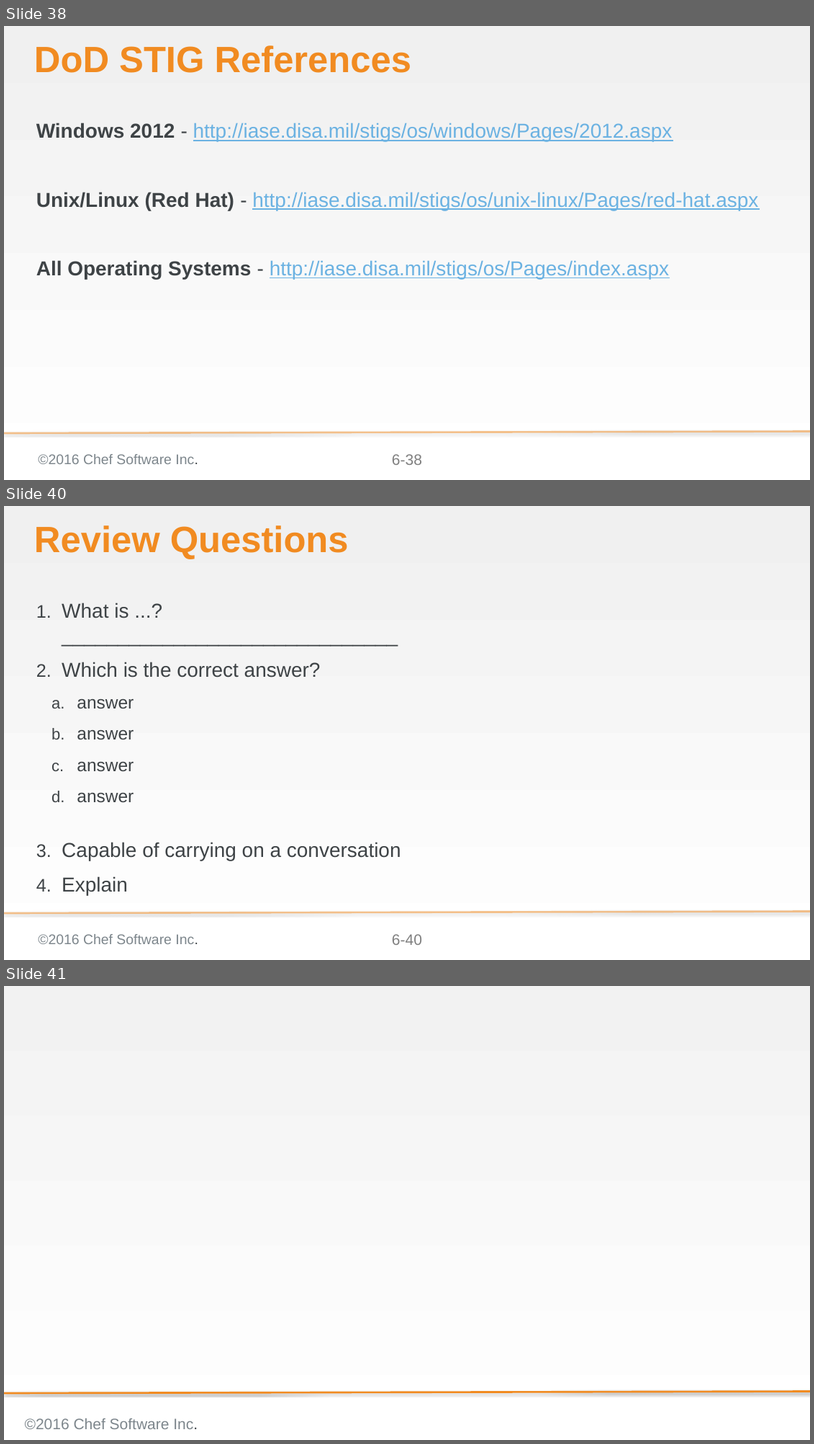
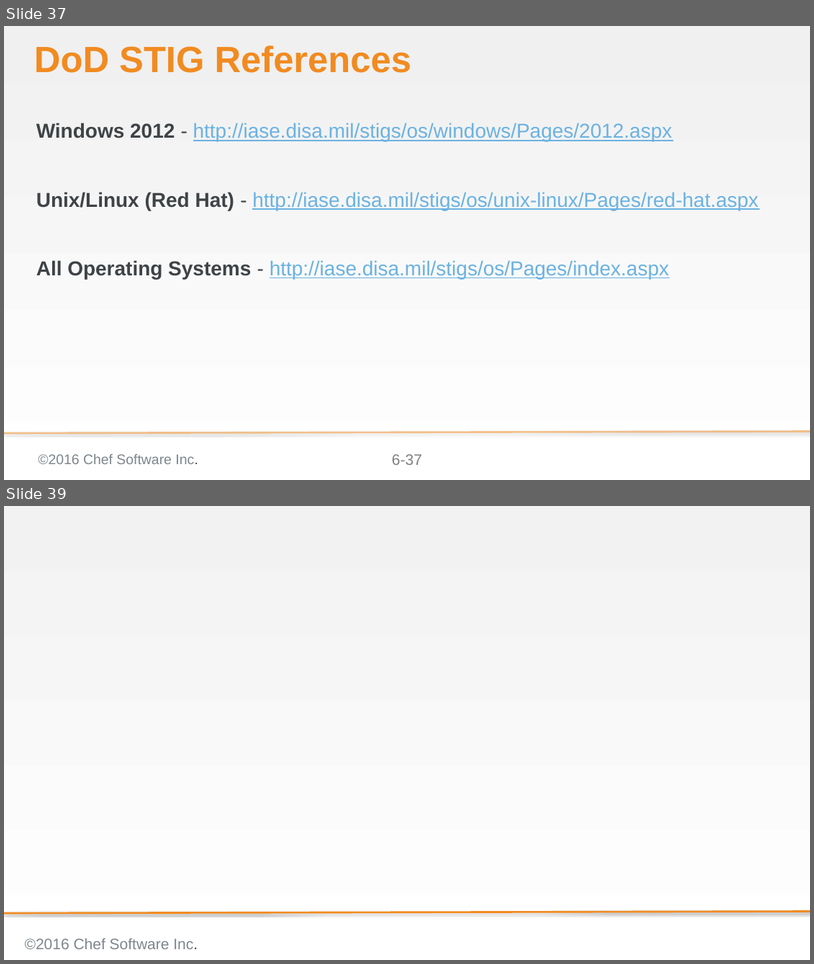
Before and after one commit to bchamby/chef-compliance-installation-configuration-operation, a slide deck: 06-compliance-frameworks-inspec.pptx. Shown one above the other, each under a label of ours: slides 38, 40 and 41 before the commit, slides 37 and 39 after it; the slides between them are not shown. The pictures are 814x1444 and 814x964 pixels, drawn with LibreOffice and Linux fonts; fonts in the diff are those of the drawing; background and template pictures are left out. Boxes give left, top, right and bottom in pixels: in the first picture for what was removed or moved away, otherwise in the second. Text is boxed around its words. In the diff, an @@ line names an element or a change of style, - is before the commit and + after.

```diff
--- a/06-compliance-frameworks-inspec.pptx
+++ b/06-compliance-frameworks-inspec.pptx
@@ slide 40 removed at box(4, 506, 810, 960), background gradient #F0F0F0 to #FFFFFF; not listed: 3 template elements that a slide beside it also shows @@
@@ title removed at box(34, 525, 349, 559) @@
-Review Questions
@@ text removed at box(62, 602, 401, 860) @@
-1. What is ...?
-   ______________________________
-2. Which is the correct answer?
-  a. answer
-  b. answer
-  c. answer
-  d. answer
-3. Capable of carrying on a conversation
-4. Explain
@@ what was slide 38 is now slide 37 @@
@@ page number at box(392, 454, 422, 464): text changed @@
-6-38
+6-37
@@ what was slide 41 is now slide 39 @@
```
Also in this commit, not shown: 1 slide added, 2 other slides removed.
